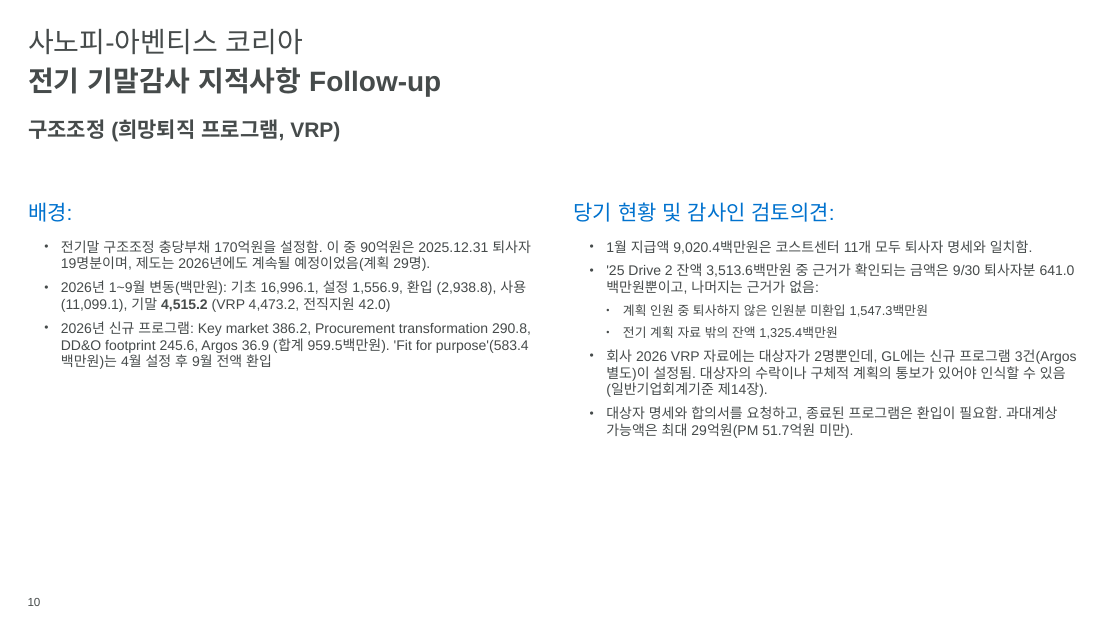
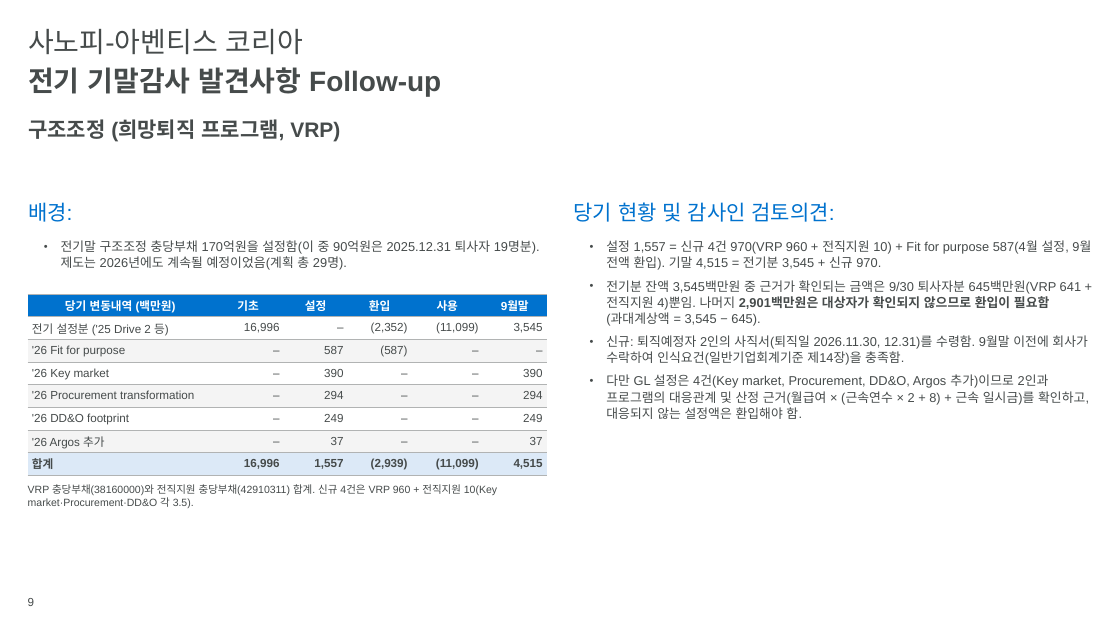
Before and after one commit to hansesle-maker/code, a slide deck: slide 9 of deliverables/SAK_FY2026_Interim_Closing_KO.pptx (slide 10 before the commit). Drawn at 1120x630 pixels with LibreOffice and Linux fonts; fonts in the diff are those of the drawing; background and template pictures are left out. Boxes give left, top, right and bottom in pixels: in the first picture for what was removed or moved away, otherwise in the second. Text is boxed around its words. In the diff, an @@ line names an element or a change of style, - is before the commit and + after.

```diff
--- a/deliverables/SAK_FY2026_Interim_Closing_KO.pptx
+++ b/deliverables/SAK_FY2026_Interim_Closing_KO.pptx
@@ text at (x1=28, y1=67, x2=441, y2=96): text changed @@
-전기 기말감사 지적사항 Follow-up
+전기 기말감사 발견사항 Follow-up
@@ text at (x1=61, y1=240, x2=540, y2=270): text changed; size 12 to 11 pt @@
-  • 전기말 구조조정 충당부채 170억원을 설정함. 이 중 90억원은 2025.12.31 퇴사자 19명분이며, 제도는 2026년에도 계속될 예정이었음(계획 29명).
-  • 2026년 1~9월 변동(백만원): 기초 16,996.1, 설정 1,556.9, 환입 (2,938.8), 사용 (11,099.1), 기말 4,515.2 (VRP 4,473.2, 전직지원 42.0)
-  • 2026년 신규 프로그램: Key market 386.2, Procurement transformation 290.8, DD&O footprint 245.6, Argos 36.9 (합계 959.5백만원). 'Fit for purpose'(583.4백만원)는 4월 설정 후 9월 전액 환입
+  • 전기말 구조조정 충당부채 170억원을 설정함(이 중 90억원은 2025.12.31 퇴사자 19명분). 제도는 2026년에도 계속될 예정이었음(계획 총 29명).
@@ text at (x1=606, y1=240, x2=1091, y2=419): text changed; size 12 to 11 pt @@
-  • 1월 지급액 9,020.4백만원은 코스트센터 11개 모두 퇴사자 명세와 일치함.
-  • '25 Drive 2 잔액 3,513.6백만원 중 근거가 확인되는 금액은 9/30 퇴사자분 641.0백만원뿐이고, 나머지는 근거가 없음:
-    • 계획 인원 중 퇴사하지 않은 인원분 미환입 1,547.3백만원
-    • 전기 계획 자료 밖의 잔액 1,325.4백만원
-  • 회사 2026 VRP 자료에는 대상자가 2명뿐인데, GL에는 신규 프로그램 3건(Argos 별도)이 설정됨. 대상자의 수락이나 구체적 계획의 통보가 있어야 인식할 수 있음(일반기업회계기준 제14장).
-  • 대상자 명세와 합의서를 요청하고, 종료된 프로그램은 환입이 필요함. 과대계상 가능액은 최대 29억원(PM 51.7억원 미만).
+  • 설정 1,557 = 신규 4건 970(VRP 960 + 전직지원 10) + Fit for purpose 587(4월 설정, 9월 전액 환입). 기말 4,515 = 전기분 3,545 + 신규 970.
+  • 전기분 잔액 3,545백만원 중 근거가 확인되는 금액은 9/30 퇴사자분 645백만원(VRP 641 + 전직지원 4)뿐임. 나머지 2,901백만원은 대상자가 확인되지 않으므로 환입이 필요함(과대계상액 = 3,545 − 645).
+  • 신규: 퇴직예정자 2인의 사직서(퇴직일 2026.11.30, 12.31)를 수령함. 9월말 이전에 회사가 수락하여 인식요건(일반기업회계기준 제14장)을 충족함.
+  • 다만 GL 설정은 4건(Key market, Procurement, DD&O, Argos 추가)이므로 2인과 프로그램의 대응관계 및 산정 근거(월급여 × (근속연수 × 2 + 8) + 근속 일시금)를 확인하고, 대응되지 않는 설정액은 환입해야 함.
@@ table added at (x1=28, y1=294, x2=547, y2=476), 8 rows, 6 columns @@
+당기 변동내역 (백만원) | 기초 | 설정 | 환입 | 사용 | 9월말
+전기 설정분 ('25 Drive 2 등) | 16,996 | – | (2,352) | (11,099) | 3,545
+'26 Fit for purpose | – | 587 | (587) | – | –
+'26 Key market | – | 390 | – | – | 390
+'26 Procurement transformation | – | 294 | – | – | 294
+'26 DD&O footprint | – | 249 | – | – | 249
+'26 Argos 추가 | – | 37 | – | – | 37
+합계 | 16,996 | 1,557 | (2,939) | (11,099) | 4,515
@@ text added at (x1=28, y1=484, x2=497, y2=508), 9 pt, text #464B4B @@
+VRP 충당부채(38160000)와 전직지원 충당부채(42910311) 합계. 신규 4건은 VRP 960 + 전직지원 10(Key market·Procurement·DD&O 각 3.5).
@@ page number at (x1=28, y1=598, x2=34, y2=606): text changed @@
-10
+9
```
Also in this commit, not shown: 12 other slides changed, 8 slides removed.
